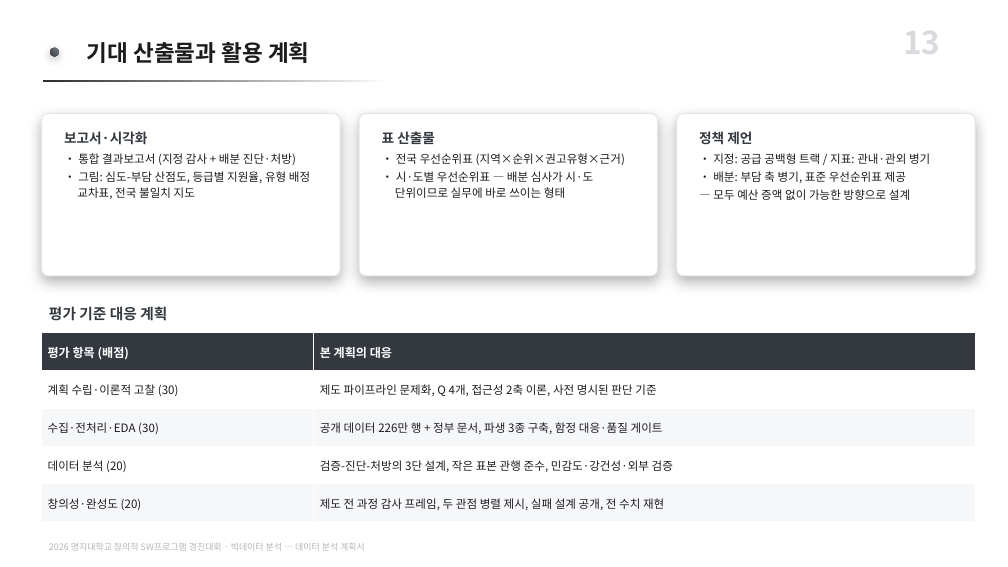
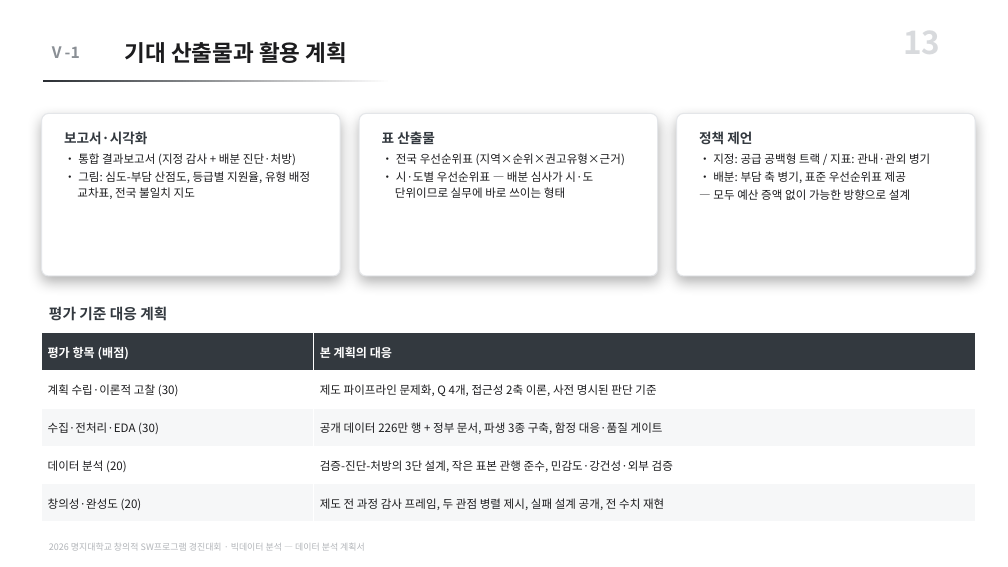
Before and after one commit to karvvan/maternity-care-policy-audit, a slide deck: slide 13 of 04_제출물/데이터분석_계획서.pptx. Drawn at 1008x567 pixels with LibreOffice and Linux fonts; fonts in the diff are those of the drawing. Boxes give left, top, right and bottom in pixels: in the first picture for what was removed or moved away, otherwise in the second. Text is boxed around its words. In the diff, an @@ line names an element or a change of style, - is before the commit and + after.

```diff
--- a/04_제출물/데이터분석_계획서.pptx
+++ b/04_제출물/데이터분석_계획서.pptx
@@ text "기대 산출물과 활용 계획" moved from (x1=87, y1=42, x2=309, y2=63) to (x1=125, y1=42, x2=347, y2=63) @@
@@ text added at (x1=49, y1=46, x2=80, y2=58), 15 pt, text #8A8F95, bold @@
+Ⅴ-1
@@ rounded rectangle removed at (x1=50, y1=48, x2=58, y2=56) @@
```
Also in this commit, not shown: 11 other slides changed, 5 other files.
